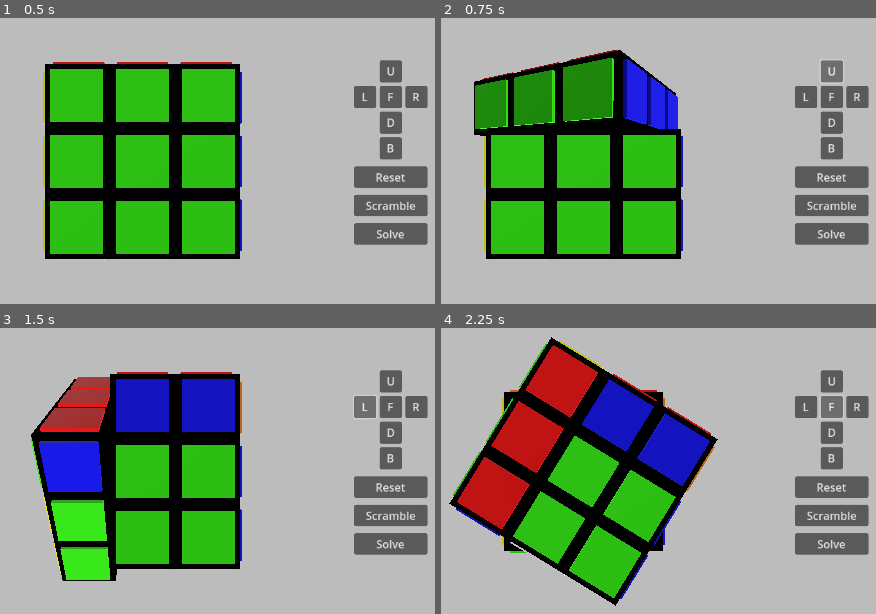
Above: before the commit, frames 1-4 (two rows, left to right).
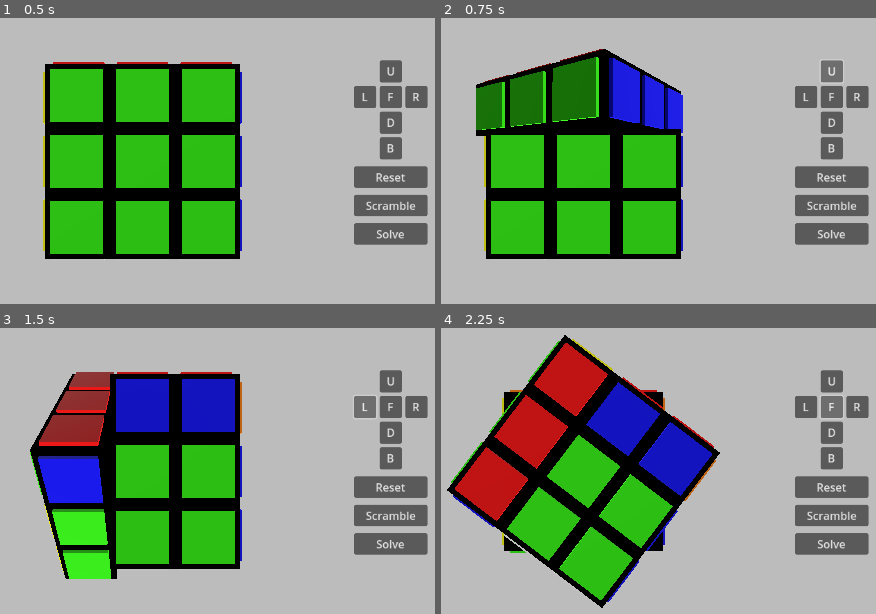
Above: after the commit, the same moments.

Repository: andrew-wilkes/cubic
Game: Godot game, scene res://main.tscn
The game is run twice, just before and just after one commit, with the same random seed, the same clock (stepped at 60 frames per second) and the same inputs.
Inputs:
- Up to frame 1 (0.5 s): no input
- Up to frame 2 (0.75 s): click "U" at 0.5 s
- Up to frame 3 (1.5 s): click "L" at 1.25 s
- Up to frame 4 (2.25 s): click "F" at 2 s

Frame 1 is identical in both runs. In frame 2, 4.2% of the frame differs, in the area x 7-56%, y 10-42%; in frame 3, 4.2%; in frame 4, 10%, in the area x 1-65%, y 2-98%.

Commit message:
Allow for right MB click to reverse rotation direction

Diff:
--- a/UI.gd
+++ b/UI.gd
@@ -8,11 +8,10 @@
 	nodes.append_array(self.get_children())
 	for node in nodes:
 		if node is Button:
-			node.pressed.connect(_on_button_pressed.bind(node.name))
+			node.button_down.connect(_on_button_down.bind(node.name))
 
 
-func _on_button_pressed(bname: String):
+func _on_button_down(bname: String):
 	# Shift will be used to indicate a reverse rotation direction request
-	var shift = Input.is_key_pressed(KEY_SHIFT) \
-		or Input.is_mouse_button_pressed(MOUSE_BUTTON_RIGHT)
+	var shift = Input.is_key_pressed(KEY_SHIFT) or Input.is_mouse_button_pressed(MOUSE_BUTTON_RIGHT)
 	emit_signal("button_pressed", bname, shift)
--- a/big_cube.gd
+++ b/big_cube.gd
@@ -106,12 +106,11 @@
 		var face_map = rotate_faces_in_map(INITIAL_FACE_MAP, [FACES.UP, FACES.FRONT, FACES.DOWN, FACES.BACK], x_rot)
 		face_map = rotate_faces_in_map(face_map, [FACES.LEFT, FACES.FRONT, FACES.RIGHT, FACES.BACK], y_rot)
 		idx = face_map[idx]
-		# Correct the rotation direction according to the front face
-		dir *= [-1, -1, -1, 1, 1, 1][idx]
 		var group = get_group(idx)
 		reparent_to_pivot(group)
 		face_rotating_idx = idx
-		face_rotation_direction = dir
+		# Correct the rotation direction according to the front face orientation
+		face_rotation_direction = dir if idx > FACES.RIGHT else -dir
 
 
 func rotate_face_immediate(idx, dir):
--- a/main.tscn
+++ b/main.tscn
@@ -68,6 +68,7 @@
 [node name="U" type="Button" parent="C/UI/Grid"]
 custom_minimum_size = Vector2(32, 32)
 layout_mode = 2
+button_mask = 3
 text = "U"
 
 [node name="Sp2" type="Control" parent="C/UI/Grid"]
@@ -77,16 +78,19 @@
 [node name="L" type="Button" parent="C/UI/Grid"]
 custom_minimum_size = Vector2(32, 32)
 layout_mode = 2
+button_mask = 3
 text = "L"
 
 [node name="F" type="Button" parent="C/UI/Grid"]
 custom_minimum_size = Vector2(32, 32)
 layout_mode = 2
+button_mask = 3
 text = "F"
 
 [node name="R" type="Button" parent="C/UI/Grid"]
 custom_minimum_size = Vector2(32, 32)
 layout_mode = 2
+button_mask = 3
 text = "R"
 
 [node name="Sp3" type="Control" parent="C/UI/Grid"]
@@ -96,6 +100,7 @@
 [node name="D" type="Button" parent="C/UI/Grid"]
 custom_minimum_size = Vector2(32, 32)
 layout_mode = 2
+button_mask = 3
 text = "D"
 
 [node name="Sp4" type="Control" parent="C/UI/Grid"]
@@ -109,6 +114,7 @@
 [node name="B" type="Button" parent="C/UI/Grid"]
 custom_minimum_size = Vector2(32, 32)
 layout_mode = 2
+button_mask = 3
 text = "B
 "
 
